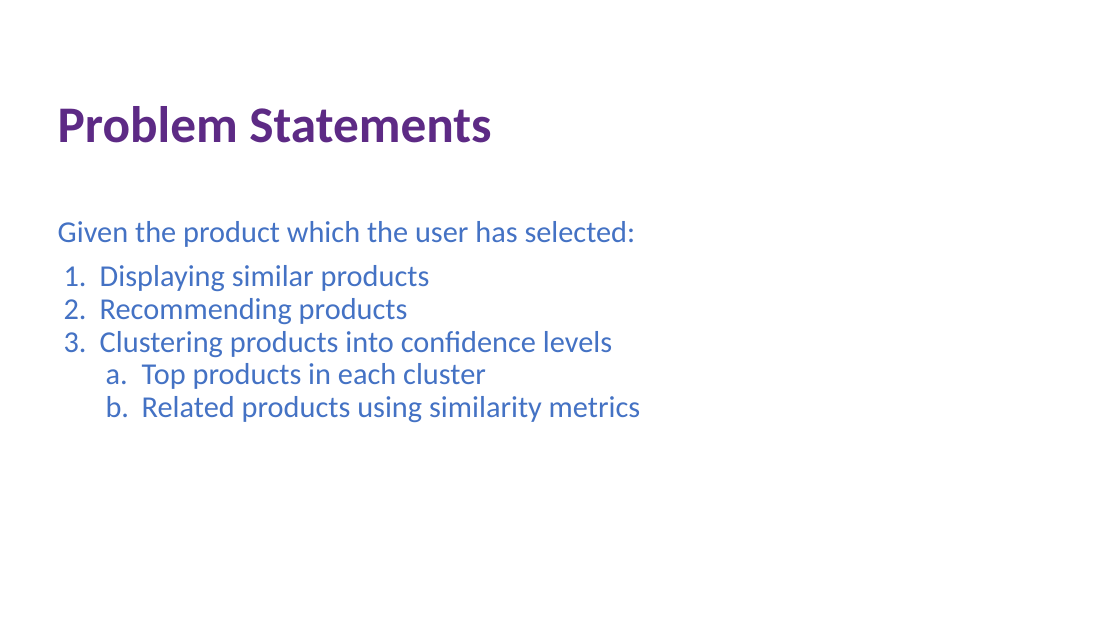
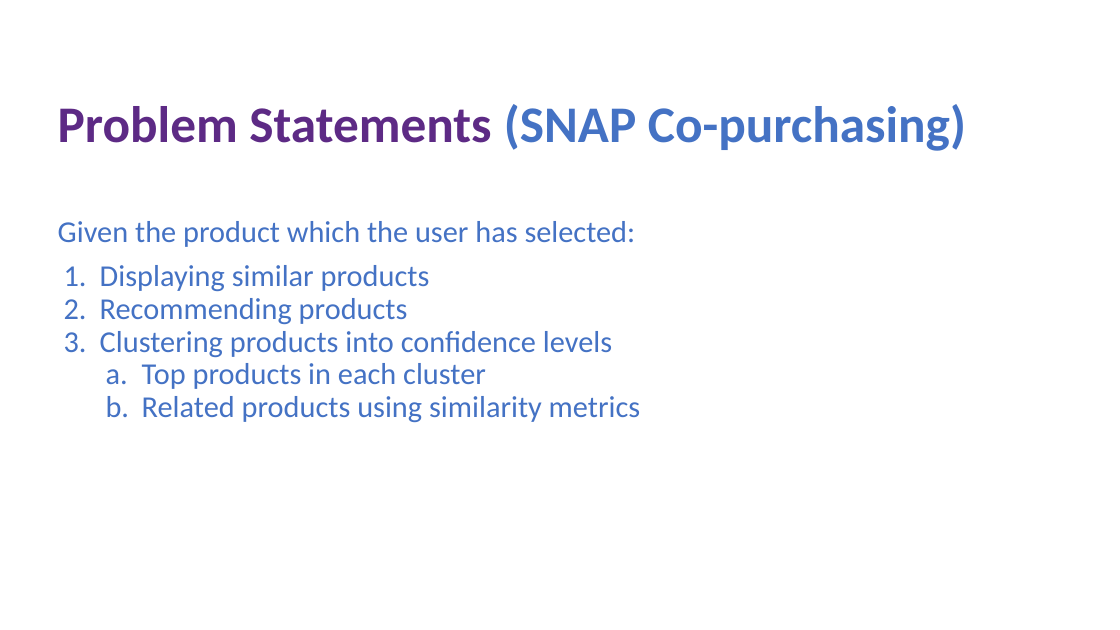
Before and after one commit to HackRx3/PS2_Team_Phoenix, a slide deck: slide 3 of FINAL_DECK_PHOENIX.pptx (slide 2 before the commit). Drawn at 1120x630 pixels with LibreOffice and Linux fonts; fonts in the diff are those of the drawing; background and template pictures are left out. Boxes give left, top, right and bottom in pixels: in the first picture for what was removed or moved away, otherwise in the second. Text is boxed around its words. In the diff, an @@ line names an element or a change of style, - is before the commit and + after.

Commit message:
final deck

```diff
--- a/FINAL_DECK_PHOENIX.pptx
+++ b/FINAL_DECK_PHOENIX.pptx
@@ text at [58,104,966,151]: text changed; text colour #5D2A85 to #4472C4 @@
-Problem Statements
+Problem Statements (SNAP Co-purchasing)
```
Also in this commit, not shown: 1 slide added.
